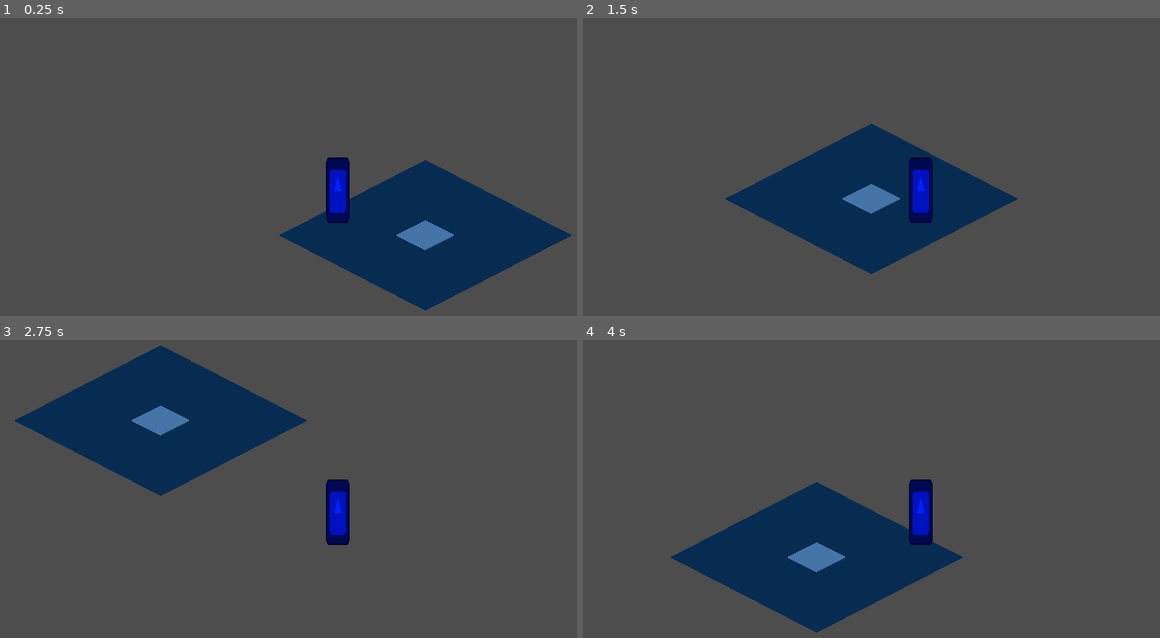
Above: before the commit, frames 1-4 (two rows, left to right).
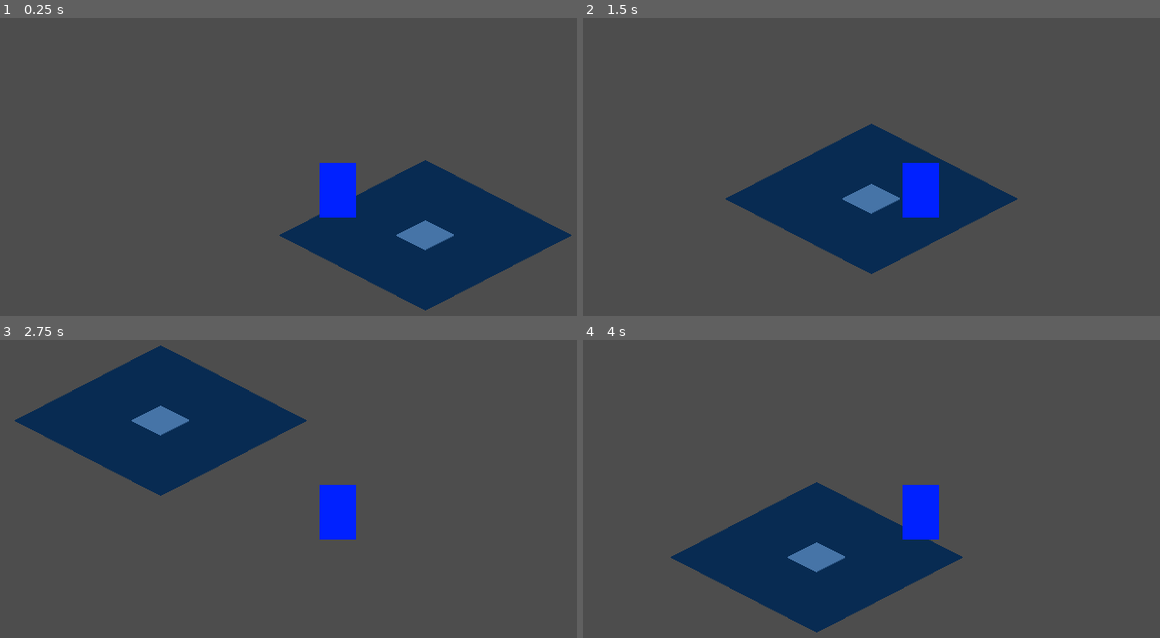
Above: after the commit, the same moments.

Repository: Xeadriel/PULS-GameJam-2025
Game: Godot game, scene res://Scenes/Level.tscn
Same seed, same stepped clock (60 frames per second), same inputs: the game is played once before the commit and once after it. The engine's default icon, where the game draws it, is replaced by a stand-in: a white triangle on a blue panel in a dark square.
Inputs:
- Up to frame 1 (0.25 s): no input
- Up to frame 2 (1.5 s): tap Enter at 0.5 s; hold D (moveRight) 0.53-1.28 s; tap E (interact) at 0.6, 1.35 s; hold S (moveDown) from 1.28 s (still down)
- Up to frame 3 (2.75 s): release S (moveDown) at 2.03 s; hold D (moveRight) from 2.03 s (still down); tap E (interact) at 2.1 s
- Up to frame 4 (4 s): release D (moveRight) at 2.78 s; hold W (moveUp) 2.78-3.53 s; tap E (interact) at 2.85, 3.6 s; hold A (moveLeft) from 3.53 s (still down)

The runs differ from the first frame. In frame 1, 1.3% of the frame differs, in the area x 55-62%, y 46-69%; in frame 2, 1.3%; in frame 3, 1.3%; in frame 4, 1.3%.

Commit message:
new player placeholder, Minigame popup

Diff:
--- /dev/null
+++ b/Scenes/MinigamePopup.tscn
@@ -0,0 +1,27 @@
+[gd_scene load_steps=2 format=3 uid="uid://bj7u0134b2oje"]
+
+[ext_resource type="Script" uid="uid://boe3hwpj8ril3" path="res://Scripts/MinigamePopup.gd" id="1_ttwto"]
+
+[node name="MinigamePopup" type="Panel"]
+anchors_preset = 8
+anchor_left = 0.5
+anchor_top = 0.5
+anchor_right = 0.5
+anchor_bottom = 0.5
+offset_left = -303.0
+offset_top = -190.5
+offset_right = 303.0
+offset_bottom = 190.5
+grow_horizontal = 2
+grow_vertical = 2
+script = ExtResource("1_ttwto")
+
+[node name="Button" type="Button" parent="."]
+layout_mode = 0
+offset_left = 552.0
+offset_top = 5.5
+offset_right = 602.0
+offset_bottom = 36.5
+text = "Close"
+
+[connection signal="pressed" from="Button" to="." method="_onCloseButtonPressed"]
--- a/Scenes/Player.tscn
+++ b/Scenes/Player.tscn
@@ -1,7 +1,7 @@
 [gd_scene load_steps=4 format=3 uid="uid://biqww6fux2puo"]
 
 [ext_resource type="Script" uid="uid://b1yeay7yarjwc" path="res://Scripts/Player.gd" id="1_rpqav"]
-[ext_resource type="Texture2D" uid="uid://1o8hrbxn8h4f" path="res://icon.svg" id="2_kyqiw"]
+[ext_resource type="Texture2D" uid="uid://c1gyykjmdsimd" path="res://Assets/Player.png" id="2_kyqiw"]
 
 [sub_resource type="CapsuleShape2D" id="CapsuleShape2D_kyqiw"]
 radius = 13.0
@@ -15,7 +15,6 @@
 
 [node name="Sprite2D" type="Sprite2D" parent="."]
 modulate = Color(0, 0.129412, 1, 1)
-scale = Vector2(0.203125, 0.5625)
 texture = ExtResource("2_kyqiw")
 
 [node name="Camera2D" type="Camera2D" parent="."]
--- /dev/null
+++ b/Scripts/MinigamePopup.gd
@@ -0,0 +1,11 @@
+extends Panel
+class_name MiniGamePopup
+
+signal closeWithoutSuccess
+signal closeWithSuccess
+
+func _onCloseButtonPressed() -> void:
+	closeWithoutSuccess.emit()
+
+func onMiniGameSuccess():
+	closeWithSuccess.emit()
Binary file added: Assets/Player.png
Not shown, added: Assets/Player.png.import
Not shown: 1 places in Scenes/InteractibleObject.tscn that only renumber resources
Not shown, added: Scripts/MinigamePopup.gd.uid
